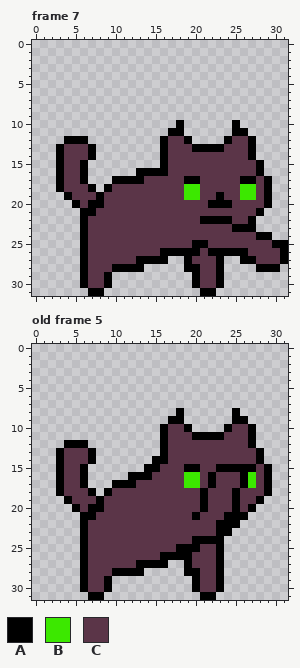
Two versions of one pixel-art file, Assets/Sprites/SylvesterCat/SylvesterCat.aseprite. The picture above was drawn from the file before the commit.
32x32 pixels, 8 frames. Colours within 5 levels of each other are drawn and written as one. Shown: frame 7, old frame 5. The commit also changed other frames, which this record leaves out.
Visible layers, top first: "Layer 2", "Layer 1".
Palette (. is transparent): A #000000  B #3ce800  C #5b3548
Pixels before, frame 7, first column x 3:
10 ...............A......A......
11 ..............AA......AA.....
12 .AAA.........ACCA....ACCA....
13 ACCCA........ACCCAAAACCCA....
14 ACCCA........ACCCCCCCCCCA....
15 ACCA.........ACCCCCCCCCCCA...
16 ACCA......AAAACCCCCCCCCCCA...
17 ACCA...AAAACCCCCAACCCCCAACA..
18 ACCCA.ACCCCCCCCCBBCCCCCBBCA..
19 .ACCCACCCCCCCCCCBBCCACCBBCA..
20 ..ACAACCCCCCCCCCCCCAAACCCCA..
21 ...AACCCCCCCCCCCCCCCCCCCCA...
22 ...ACCCCCCCCCCCCCCAAAACCA....
23 ...ACCCCCCCCCCCCCCCCCCAAA....
24 ...ACCCCCCCCCCCCCCCCCCCCCAA..
25 ...ACCCCCCCCCCCCCAACCCCCCCCAA
26 ...ACCCCCCCCCAAAAACAAAAACCCCA
27 ...ACCCCCCAAAA..ACCCA..AACCCA
28 ...ACCCAAAA.....AACCA....AAA.
29 ...ACCA..........ACCA........
30 ...ACCA..........ACCA........
31 ....AA............AA.........
Pixels before, old frame 5, first column x 3:
 8 ...............A......A....
 9 ..............AA......AA...
10 .............ACCA....ACCA..
11 .............ACCCAAAACCCA..
12 .AAA.........ACCCCCCCCCCA..
13 ACCCA........ACCCCCCCCCCCA.
14 ACCCA.......AACCCCCCCCCCCA.
15 ACCA.......AACCCAACCAAAAACA
16 ACCA.....AAACCCCBBCACCCABCA
17 ACCA...AAACCCCCCBBCACCCABCA
18 ACCCA.ACCCCCCCCCCCACCCACCCA
19 .ACCCACCCCCCCCCCCCACCCACCA.
20 ..ACAACCCCCCCCCCCCACCCACA..
21 ...AACCCCCCCCCCCCACCCAAA...
22 ...ACCCCCCCCCCCCCCCCAAA....
23 ...ACCCCCCCCCCCCCCCCAA.....
24 ...ACCCCCCCCCCCCCAAAA......
25 ...ACCCCCCCCCCCAAACCA......
26 ...ACCCCCCCCCAAAACCCA......
27 ...ACCCCCCAAAA..ACCCA......
28 ...ACCCAAAA.....AACCA......
29 ...ACCA..........ACCA......
30 ...ACCA..........ACCA......
31 ....AA............AA.......
After the commit:
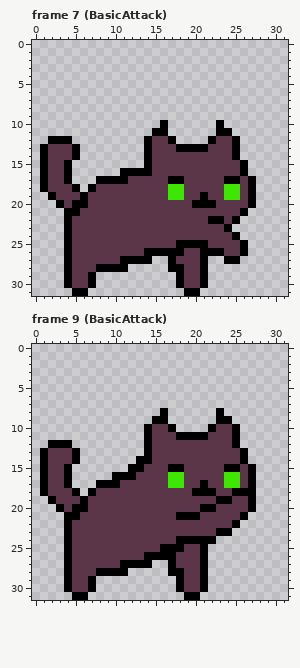
A new or re-ordered frame is compared with the old frame closest to it.
Log entry: Other cats basicAttack animations
Edits made:
frames 8 -> 12
Changed rows in their new state; - is an unchanged pixel.
Frame 7 (BasicAttack), layers "Layer 2", "Layer 1":
first column x 1:
10 ---------------A-.----A-.------
11 --------------AA..----AA..-----
12 -AA-..-------ACCA..--ACCA..----
13 ACC-A..------ACC-AA--CC-A..----
14 ACC-A..------ACC--------A..----
15 ACCA..-------ACC---------A..---
16 ACCA..----AA--CC---------A..---
17 ACCA..-AA--CC---AACC---AAC-..--
18 ACC-A.-CC-------BBCC---BBCA..--
19 -ACC-A-C--------BBCCA-CBBCA..--
20 --AC-ACC-----------AA-CC--A..--
21 ---AACC------------------A..---
22 ---ACC--------------C--CA..----
23 ---ACC-----------------A...----
24 ---ACC------------------A....--
25 ---ACC-----------AA------A.....
26 ---ACC-------AA---CCA--CC-.....
27 ---ACC----AA--..ACC-A..AA......
28 ---ACC-AA--..---AACCA..----...-
29 ---ACCA..--------ACCA..--------
30 ---ACCA..--------ACCA..--------
31 ----AA..----------AA..---------
Frame 9 (BasicAttack) is new; against old frame 5, layers "Layer 2", "Layer 1":
first column x 1:
 8 ---------------A-.----A-.----
 9 --------------AA..----AA..---
10 -------------ACCA..--ACCA..--
11 -------------ACC-AA--CC-A..--
12 -AA-..-------ACC--------A..--
13 ACC-A..------ACC---------A..-
14 ACC-A..-----AACC---------A..-
15 ACCA..-----AACC-AACC--C--C-..
16 ACCA..---AA-CC--BBCC-C-BBCA..
17 ACCA..-AA-CC----BBCCAC-BBCA..
18 ACC-A.-CC----------A-A---AA..
19 -ACC-A-C------------C-AAC-A.-
20 --AC-ACC-------------A--C----
21 ---AACC----------AA----CC----
22 ---ACC----------------CC-----
23 ---ACC-----------------------
24 ---ACC-----------AA---.------
25 ---ACC---------AA-CCA..------
26 ---ACC-------AA--CC-A..------
27 ---ACC----AA--..ACC-A..------
28 ---ACC-AA--..---AACCA..------
29 ---ACCA..--------ACCA..------
30 ---ACCA..--------ACCA..------
31 ----AA..----------AA..-------
Pixel boxes of the changes (left, top, right, bottom) in both pictures:
changed: (40, 120, 288, 296)
changed: (40, 408, 272, 600)
